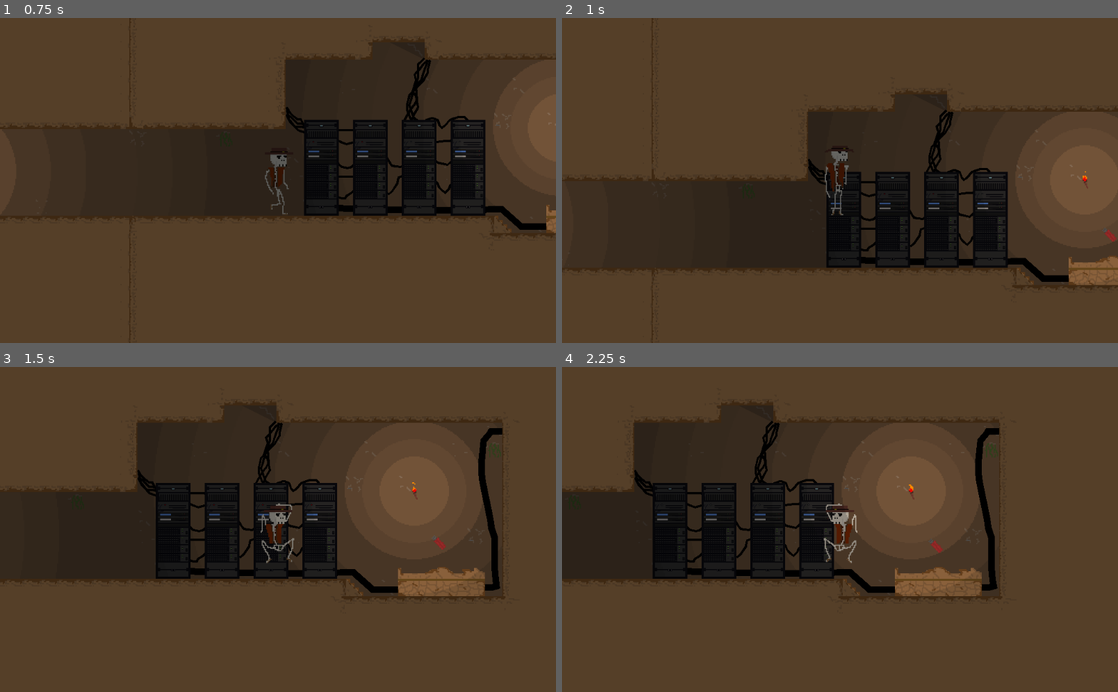
Above: before the commit, frames 1-4 (two rows, left to right).
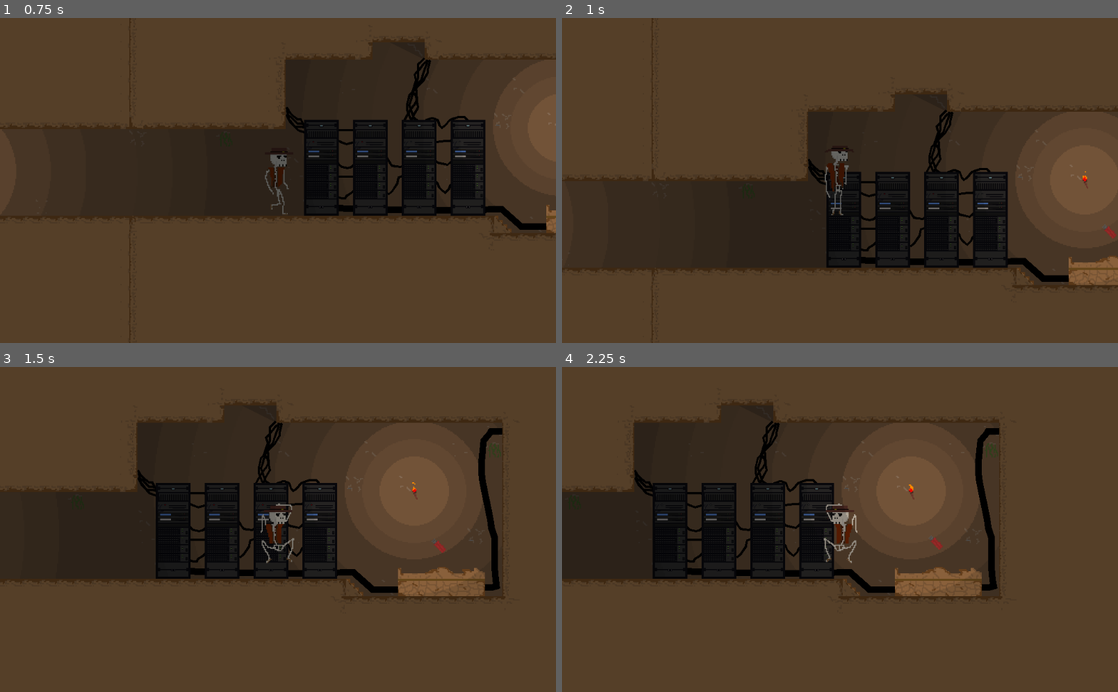
Above: after the commit, the same moments.

Repository: isterkvarn/MinnesotaBones
Game: Godot game, scene res://main.tscn
Same seed, same stepped clock (60 frames per second), same inputs: the game is played once before the commit and once after it.
Inputs:
- Up to frame 1 (0.75 s): tap Enter at 0.5 s; hold D (move_right) from 0.53 s (still down)
- Up to frame 2 (1 s): keep holding D (move_right); tap W (jump) at 0.77 s
- Up to frame 3 (1.5 s): keep holding D (move_right)
- Up to frame 4 (2.25 s): tap W (jump) at 1.52 s; release D (move_right) at 2.03 s; hold A (move_left) from 2.03 s (still down)

Frame 1 is identical in both runs. In frame 2, less than 0.1% of the frame differs, in the area x 97-100%, y 63-69%; in frame 3, less than 0.1%; in frame 4, less than 0.1%.

Commit message:
added cheating

Diff:
--- a/player.gd
+++ b/player.gd
@@ -6,7 +6,7 @@
 var vel = Vector2(0, 0)
 var dead = false
 const death_particles = preload("res://death_particles.tscn")
-var cheating = true
+var cheating = false
 
 onready var sprite = $AnimatedSprite
 
@@ -26,6 +26,13 @@
 
 	if Input.is_action_pressed("move_right"):
 		vel.x = move_speed
+
+	if (Input.is_action_pressed("cheats1") and
+		Input.is_action_pressed("cheats2") and
+		Input.is_action_pressed("cheats3") and
+		Input.is_action_pressed("cheats4") and
+		Input.is_action_pressed("move_left")):
+			cheating = true
 
 	# play right animationdepending on movement
 	if is_on_floor():
--- a/project.godot
+++ b/project.godot
@@ -40,6 +40,26 @@
 , Object(InputEventKey,"resource_local_to_scene":false,"resource_name":"","device":0,"alt":false,"shift":false,"control":false,"meta":false,"command":false,"pressed":false,"scancode":0,"physical_scancode":32,"unicode":0,"echo":false,"script":null)
  ]
 }
+cheats1={
+"deadzone": 0.5,
+"events": [ Object(InputEventKey,"resource_local_to_scene":false,"resource_name":"","device":0,"alt":false,"shift":false,"control":false,"meta":false,"command":false,"pressed":false,"scancode":0,"physical_scancode":66,"unicode":0,"echo":false,"script":null)
+ ]
+}
+cheats2={
+"deadzone": 0.5,
+"events": [ Object(InputEventKey,"resource_local_to_scene":false,"resource_name":"","device":0,"alt":false,"shift":false,"control":false,"meta":false,"command":false,"pressed":false,"scancode":0,"physical_scancode":69,"unicode":0,"echo":false,"script":null)
+ ]
+}
+cheats3={
+"deadzone": 0.5,
+"events": [ Object(InputEventKey,"resource_local_to_scene":false,"resource_name":"","device":0,"alt":false,"shift":false,"control":false,"meta":false,"command":false,"pressed":false,"scancode":0,"physical_scancode":78,"unicode":0,"echo":false,"script":null)
+ ]
+}
+cheats4={
+"deadzone": 0.5,
+"events": [ Object(InputEventKey,"resource_local_to_scene":false,"resource_name":"","device":0,"alt":false,"shift":false,"control":false,"meta":false,"command":false,"pressed":false,"scancode":0,"physical_scancode":83,"unicode":0,"echo":false,"script":null)
+ ]
+}
 
 [physics]
 
--- a/wall.tscn
+++ b/wall.tscn
@@ -57,76 +57,75 @@
 [node name="AnimatedSprite" type="AnimatedSprite" parent="sprites"]
 position = Vector2( 16, 0 )
 frames = SubResource( 1 )
-frame = 8
+frame = 6
 playing = true
 offset = Vector2( -16, 0 )
 
 [node name="AnimatedSprite2" type="AnimatedSprite" parent="sprites"]
 position = Vector2( 16, 128 )
 frames = SubResource( 1 )
-frame = 2
 playing = true
 offset = Vector2( -16, 0 )
 
 [node name="AnimatedSprite3" type="AnimatedSprite" parent="sprites"]
 position = Vector2( 16, 256 )
 frames = SubResource( 1 )
-frame = 5
+frame = 3
 playing = true
 offset = Vector2( -16, 0 )
 
 [node name="AnimatedSprite4" type="AnimatedSprite" parent="sprites"]
 position = Vector2( 16, 384 )
 frames = SubResource( 1 )
-frame = 4
+frame = 2
 playing = true
 offset = Vector2( -16, 0 )
 
 [node name="AnimatedSprite5" type="AnimatedSprite" parent="sprites"]
 position = Vector2( 16, 512 )
 frames = SubResource( 1 )
-frame = 3
+frame = 1
 playing = true
 offset = Vector2( -16, 0 )
 
 [node name="AnimatedSprite6" type="AnimatedSprite" parent="sprites"]
 position = Vector2( 16, -128 )
 frames = SubResource( 1 )
+frame = 7
 playing = true
 offset = Vector2( -16, 0 )
 
 [node name="AnimatedSprite7" type="AnimatedSprite" parent="sprites"]
 position = Vector2( 16, -256 )
 frames = SubResource( 1 )
-frame = 5
+frame = 3
 playing = true
 offset = Vector2( -16, 0 )
 
 [node name="AnimatedSprite8" type="AnimatedSprite" parent="sprites"]
 position = Vector2( 16, -384 )
 frames = SubResource( 1 )
-frame = 4
+frame = 2
 playing = true
 offset = Vector2( -16, 0 )
 
 [node name="AnimatedSprite9" type="AnimatedSprite" parent="sprites"]
 position = Vector2( 16, -512 )
 frames = SubResource( 1 )
-frame = 2
 playing = true
 offset = Vector2( -16, 0 )
 
 [node name="AnimatedSprite10" type="AnimatedSprite" parent="sprites"]
 position = Vector2( 16, -640 )
 frames = SubResource( 1 )
-frame = 1
+frame = 8
 playing = true
 offset = Vector2( -16, 0 )
 
 [node name="AnimatedSprite11" type="AnimatedSprite" parent="sprites"]
 position = Vector2( 16, -768 )
 frames = SubResource( 1 )
-frame = 8
+frame = 6
 playing = true
 offset = Vector2( -16, 0 )
 
@@ -138,75 +137,75 @@
 [node name="AnimatedSprite12" type="AnimatedSprite" parent="sprites"]
 position = Vector2( 16, 1408 )
 frames = SubResource( 1 )
-frame = 8
+frame = 6
 playing = true
 offset = Vector2( -16, 0 )
 
 [node name="AnimatedSprite13" type="AnimatedSprite" parent="sprites"]
 position = Vector2( 16, 1536 )
 frames = SubResource( 1 )
-frame = 2
 playing = true
 offset = Vector2( -16, 0 )
 
 [node name="AnimatedSprite14" type="AnimatedSprite" parent="sprites"]
 position = Vector2( 16, 1664 )
 frames = SubResource( 1 )
-frame = 4
+frame = 2
 playing = true
 offset = Vector2( -16, 0 )
 
 [node name="AnimatedSprite15" type="AnimatedSprite" parent="sprites"]
 position = Vector2( 16, 1792 )
 frames = SubResource( 1 )
-frame = 4
+frame = 2
 playing = true
 offset = Vector2( -16, 0 )
 
 [node name="AnimatedSprite16" type="AnimatedSprite" parent="sprites"]
 position = Vector2( 16, 1920 )
 frames = SubResource( 1 )
-frame = 3
+frame = 1
 playing = true
 offset = Vector2( -16, 0 )
 
 [node name="AnimatedSprite17" type="AnimatedSprite" parent="sprites"]
 position = Vector2( 16, 1280 )
 frames = SubResource( 1 )
+frame = 7
 playing = true
 offset = Vector2( -16, 0 )
 
 [node name="AnimatedSprite18" type="AnimatedSprite" parent="sprites"]
 position = Vector2( 16, 1152 )
 frames = SubResource( 1 )
-frame = 5
+frame = 3
 playing = true
 offset = Vector2( -16, 0 )
 
 [node name="AnimatedSprite19" type="AnimatedSprite" parent="sprites"]
 position = Vector2( 16, 1024 )
 frames = SubResource( 1 )
-frame = 4
+frame = 2
 playing = true
 offset = Vector2( -16, 0 )
 
 [node name="AnimatedSprite20" type="AnimatedSprite" parent="sprites"]
 position = Vector2( 16, 896 )
 frames = SubResource( 1 )
-frame = 2
 playing = true
 offset = Vector2( -16, 0 )
 
 [node name="AnimatedSprite21" type="AnimatedSprite" parent="sprites"]
 position = Vector2( 16, 768 )
 frames = SubResource( 1 )
+frame = 7
 playing = true
 offset = Vector2( -16, 0 )
 
 [node name="AnimatedSprite22" type="AnimatedSprite" parent="sprites"]
 position = Vector2( 16, 640 )
 frames = SubResource( 1 )
-frame = 8
+frame = 6
 playing = true
 offset = Vector2( -16, 0 )
 
@@ -232,6 +231,7 @@
 
 [node name="AnimatedSprite" type="AnimatedSprite" parent="Usb"]
 frames = SubResource( 4 )
+frame = 4
 playing = true
 
 [node name="LightOccluder2D" type="LightOccluder2D" parent="."]
